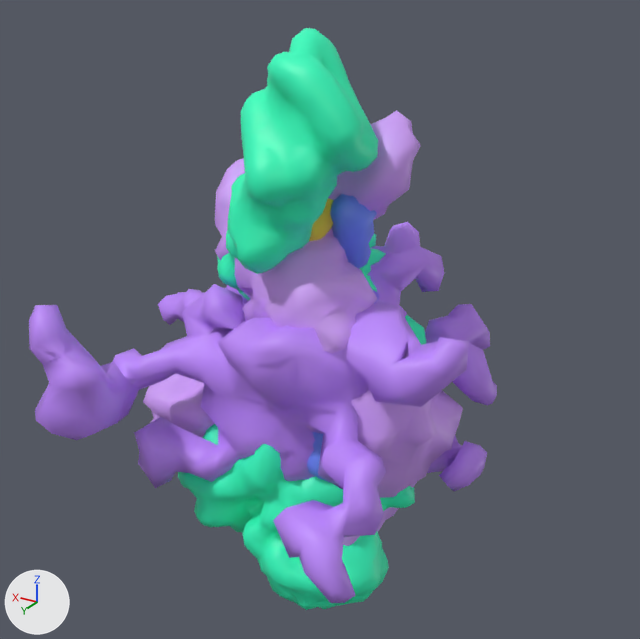
One commit to the glTF model app/models/cohesion_pdb.glb: the scene before it, then after it.
The view is the same before and after, from a 50 mm lens placed at (-13.3, 21.4, 12.4), pointed at (-0.5, 0.1, 1.8). Lighting does not change. The marker at lower left points along +X, +Y and +Z. The picture after the commit comes second. Where no turn or scale is listed for an object, it has been applied to the vertices.

Names of what the first picture shows: 'coh_histones', 'coh_separase', 'coh_smc1', 'coh_stag1' and 1 more.
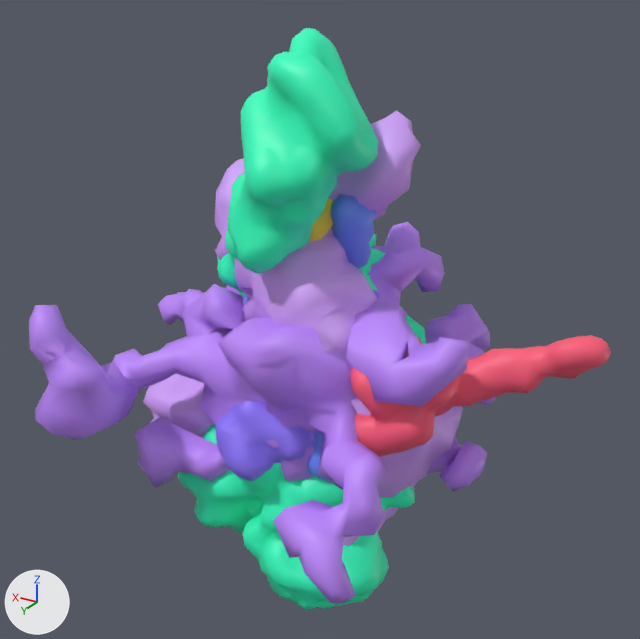
Boxes (x1, y1, x2, y2) around the edits, measured in the pictures (640 x 639 px):
'coh_rad21n', added (red)
    after: (350, 335, 611, 457)
'coh_hinge2', added (blue)
    after: (215, 296, 315, 481)

The change, as a diff of the scene's bpy script:
```diff
--- a/app/models/cohesion_pdb.glb.py
+++ b/app/models/cohesion_pdb.glb.py
@@ mat_coh_rad21n @@
+mat_coh_rad21n = principled_material('coh_rad21n')
+mat_coh_rad21n.base_color = (1.0, 0.112, 0.195)  # red #ff5e7a
@@ mat_coh_hinge2 @@
+mat_coh_hinge2 = principled_material('coh_hinge2')
+mat_coh_hinge2.base_color = (0.287, 0.195, 1.0)  # blue #927aff
@@ me_mesh_007 @@
+me_mesh_007.from_pydata(...)  # 566 vertices, 1128 faces; spans x -3.47..3.47, y -2.14..2.14, z -1.88..1.88
+me_mesh_007.materials.append(mat_coh_rad21n)  # red #ff5e7a
@@ me_mesh_005_1 @@
+me_mesh_005_1.from_pydata(...)  # 1105 vertices, 2206 faces; spans x -2.27..2.27, y -2.92..2.92, z -2.71..2.71
+me_mesh_005_1.materials.append(mat_coh_hinge2)  # blue #927aff
@@ ob_coh_rad21n @@
+ob_coh_rad21n = bpy.data.objects.new('coh_rad21n', me_mesh_007)
+ob_coh_rad21n.location = (-5.33, 0.36, 0.64)
@@ ob_coh_hinge2 @@
+ob_coh_hinge2 = bpy.data.objects.new('coh_hinge2', me_mesh_005_1)
+ob_coh_hinge2.location = (0.69, 0.64, -0.63)
```
